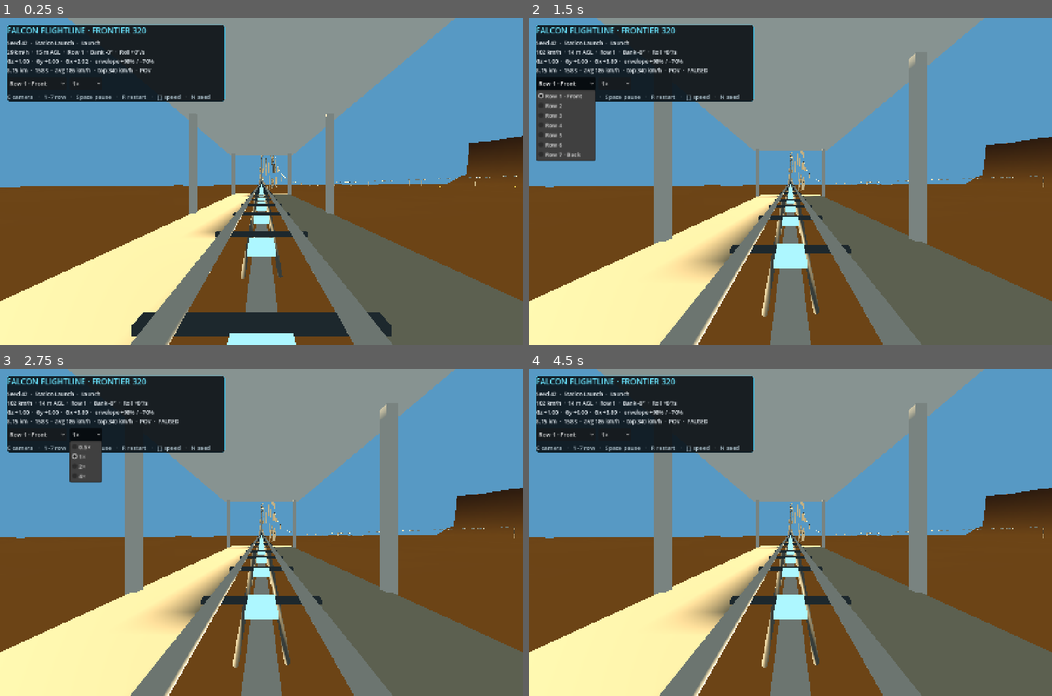
Above: before the commit, frames 1-4 (two rows, left to right).
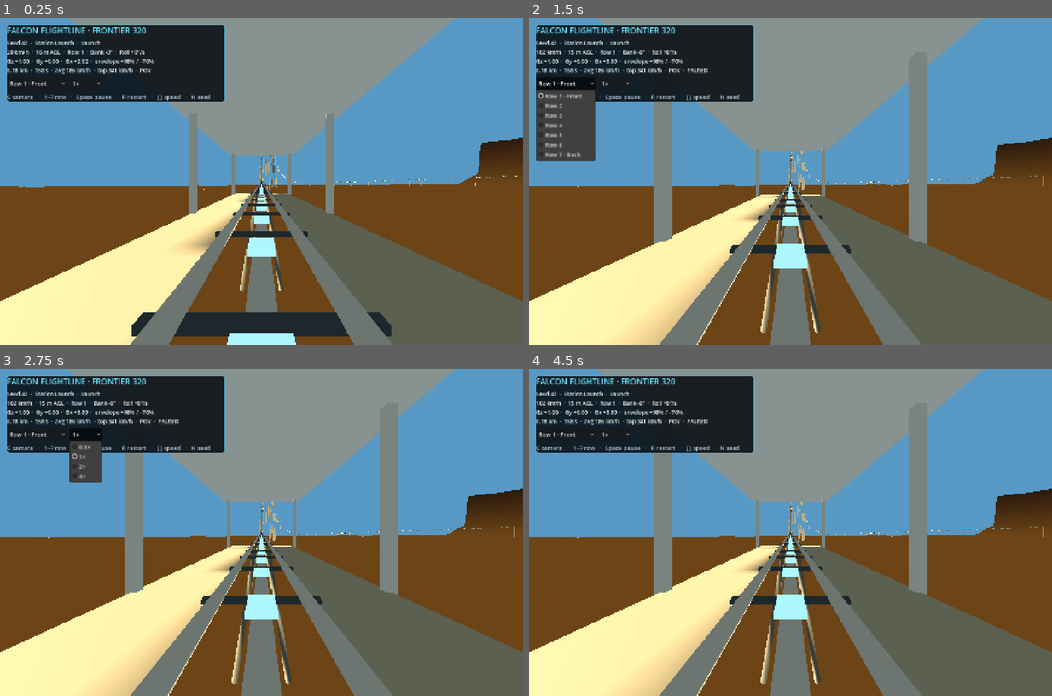
Above: after the commit, the same moments.

Repository: Banrs/Vibe-Coaster
Game: Godot game, scene res://main.tscn
The game is run twice, just before and just after one commit, with the same random seed, the same clock (stepped at 60 frames per second) and the same inputs.
Inputs (mouse positions are in pixels of both pictures, inside the frame that each line leads up to):
- Up to frame 1 (0.25 s): no input
- Up to frame 2 (1.5 s): tap Enter at 0.5 s; move the mouse to (905, 165) at 0.52 s; hold D 0.53-1.25 s; hold Q 0.53-1.25 s; click (905, 165) at 0.67 s; tap Space at 0.77 s; click "Row 1 · Front" at 1.25 s
- Up to frame 3 (2.75 s): click "1×" at 2 s
- Up to frame 4 (4.5 s): tap Space at 2.75, 4.25 s; drag from (685, 548) to (764, 597) at 2.77 s; tap Enter at 3.5 s; move the mouse to (842, 460) at 3.52 s; hold D 3.53-4.25 s; hold Shift 3.53-4.25 s; drag from (764, 597) to (633, 483) at 4.27 s

The runs differ from the first frame. In frame 1, 1.2% of the frame differs, in the area x 0-100%, y 9-100%; in frame 2, 3.0%, in the area x 2-100%, y 9-100%; in frame 3, 3.0%; in frame 4, 3.0%.

Commit message:
fix: roll continuously through the clifftop roles
Issue 20. The suspense beat delivered its bank as two short bursts around a
flat hold: the crawl reached 39 deg through a 0.6 s shoulder at 97 deg/s and
901 deg/s^2, and the rim turn reached 50 deg through a compact pulse peaking at
115 deg/s against a 120 deg/s ceiling. Between them the ride sat banked and not
rolling for two thirds of the crest and half the rim.

The crawl's shoulder is now a third longer with the hold shortened to match,
and the rim lays over through a plateau pulse instead of a compact one: the
same bank arrives at a steady rate held through the middle of the shoulder
rather than spiking and dying inside it. The rim arc is derived from the
shoulder so the beat's total time is fixed at any drawn bank — the clifftop
sits upstream of the camelback handoff, and the return solve does not
re-converge from its fixed seed when that handoff moves.

Measured, seed 42 (RideGeometryMetrics.seam_roll_continuity), before -> after:

  role                    peak deg/s     banked-flat   max |roll accel|
  clifftop-slow-crest    97.03 -> 73.36  0.678 -> 0.580   901 -> 515
  clifftop-outward-rim  115.43 -> 74.95  0.541 -> 0.531   412 -> 422

  seam roll-acceleration break, slow-crest   134.2 -> 47.4 deg/s^2
  seam roll-acceleration break, outward-rim  176.2 -> 61.6 deg/s^2

Both shoulders are bounded from above, not chosen: the clifftop's unwrapped
heading work has a 160 deg floor (164.0 after) and its centreline vertical
variation a 3 m one (3.327 m after), and rolling for longer at a lower average
bank spends both. The rim's own acceleration is unchanged because a plateau
pulse trades peak rate for shoulder slope at equal duration; what it buys is
40 deg/s of headroom under the envelope ceiling.

Route length 8146.0 -> 8180.9 m, top speed 94.745 m/s, clifftop 148.7 -> 147.4 m
in 7.59 s. Gates: motion, ride_program, route_contract, generator_material,
terrain_story_material, ride_planner, geometry_metrics and smoke all green;
all fifteen seeds build and place clean.

Co-Authored-By: Claude Fable 5 <noreply@anthropic.com>
Claude-Session: https://claude.ai/code/session_01RjwZ79XtUt7nwmiDXJUjPY

Diff:
--- a/godot/ride_program.gd
+++ b/godot/ride_program.gd
@@ -359,7 +359,15 @@
 
 	_begin_gesture(gestures, "clifftop-suspense", spans.size())
 	var slow_bank := deg_to_rad(39.1243426617973)
-	var slow_shoulder_s := 0.60483895572582
+	# The crawl lays over across a shoulder half again as long as it used to and holds for
+	# correspondingly less: issue 20's stepping showed up here as a 97 deg/s burst either side of a
+	# 2.4 s flat hold. The crest's total time is unchanged, so the beat keeps its length and the
+	# downstream handoff, which the return solve will not re-converge from its fixed seed without.
+	# The shoulder cannot grow further: the clifftop's unwrapped heading work has a 160 deg floor
+	# and its centreline vertical variation a 3 m one, and rolling for longer at a lower average
+	# bank spends both.
+	var slow_shoulder_s := 0.80
+	var slow_core_s := 3.58159485642841 - 2.0 * slow_shoulder_s
 	# Drawn per seed: how firmly the crawl is held over the crest, and how far the rim turn lays
 	# out over the edge. The suspense beat is reference-scale by contract, so both stay inside
 	# the clifftop's declared force and heading bands rather than scaling toward the records.
@@ -369,7 +377,7 @@
 	_add(spans, metadata, propulsion, "rim/slow-crest-in", slow_shoulder_s, "moving",
 		Motion.quintic(1.0, slow_normal), 0.0, 0.0,
 		Motion.plateau_pulse(slow_roll * hand), "slow-crest")
-	_add(spans, metadata, propulsion, "rim/slow-crest-core", 2.37191694497677, "moving",
+	_add(spans, metadata, propulsion, "rim/slow-crest-core", slow_core_s, "moving",
 		slow_normal, 0.0, 0.0, 0.0, "slow-crest")
 	_add(spans, metadata, propulsion, "rim/slow-crest-out", slow_shoulder_s, "moving",
 		Motion.quintic(slow_normal, 1.0), 0.0, 0.0,
@@ -378,18 +386,24 @@
 		targets, "clifftop-outward-rim", "bank_rad", deg_to_rad(49.9686662300867))
 	var rim_normal := 1.0 / cos(rim_bank)
 	# The roll shoulders scale with the drawn bank, so laying further over costs time instead of
-	# buying a faster roll: the authored 66 deg/s roll-in rate is what the envelope was cleared
-	# for, and it stays fixed at every drawn bank.
+	# buying a faster roll: the authored roll-in rate is what the envelope was cleared for, and it
+	# stays fixed at every drawn bank. The rim lays over through a plateau pulse rather than a
+	# compact one (issue 20): the same bank arrives at 75 deg/s instead of 115, held at a steady
+	# rate through the middle third of the shoulder instead of spiking and dying inside it. The
+	# arc is derived so the beat's total time is fixed whatever bank is drawn — the clifftop sits
+	# upstream of the camelback handoff, and the return solve does not re-converge from its fixed
+	# seed when that handoff moves.
 	var rim_shoulder_s := 1.0 * rim_bank / deg_to_rad(49.9686662300867)
-	var rim_roll := rim_bank / (COMPACT_PULSE_AREA * rim_shoulder_s)
+	var rim_roll := rim_bank / (Motion.PLATEAU_PULSE_AREA * rim_shoulder_s)
+	var rim_arc_s := 4.01632319951879 - 2.0 * rim_shoulder_s
 	_add(spans, metadata, propulsion, "rim/outward-bank", rim_shoulder_s, "moving",
 		Motion.quintic(1.0, rim_normal), 0.0, 0.0,
-		Motion.compact_pulse(rim_roll * hand), "outward-rim", 0, 2.0, "turn")
-	_add(spans, metadata, propulsion, "rim/outward-arc", 2.01632319951879, "moving",
+		Motion.plateau_pulse(rim_roll * hand), "outward-rim", 0, 2.0, "turn")
+	_add(spans, metadata, propulsion, "rim/outward-arc", rim_arc_s, "moving",
 		rim_normal, 0.0, 0.0, 0.0, "outward-rim", 0, 2.0, "turn")
 	_add(spans, metadata, propulsion, "rim/outward-release", rim_shoulder_s, "moving",
 		Motion.quintic(rim_normal, 1.0), 0.0, 0.0,
-		Motion.compact_pulse(-rim_roll * hand), "outward-rim", 0, 2.0, "turn")
+		Motion.plateau_pulse(-rim_roll * hand), "outward-rim", 0, 2.0, "turn")
 	_end_gesture(gestures, metadata, spans.size() - 1)
 
 	_begin_gesture(gestures, "cliff-dive", spans.size(), "dive")
